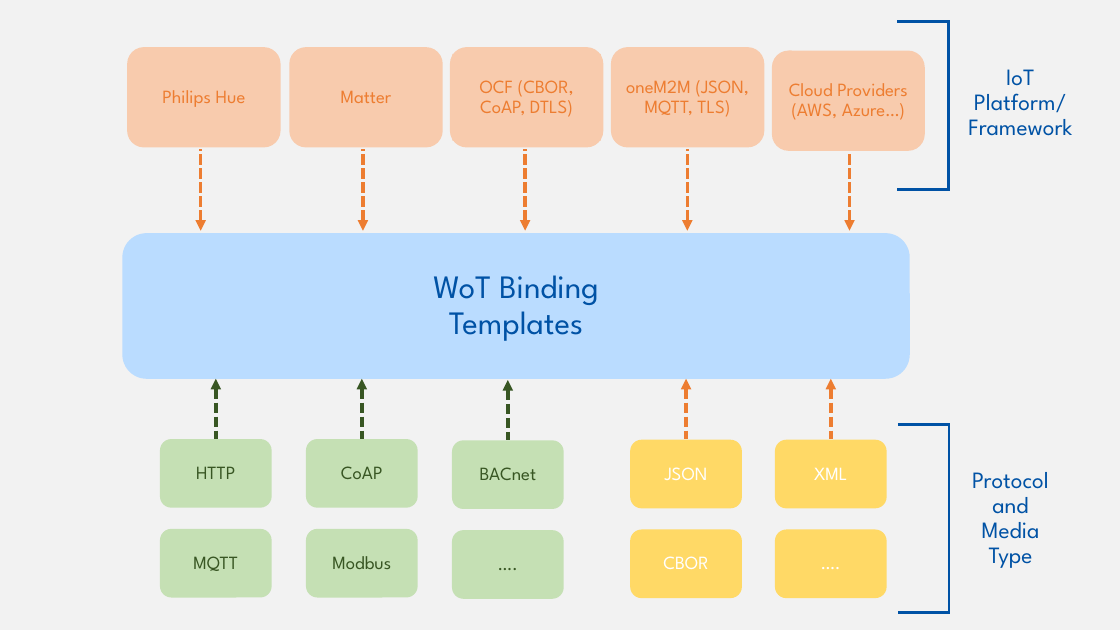
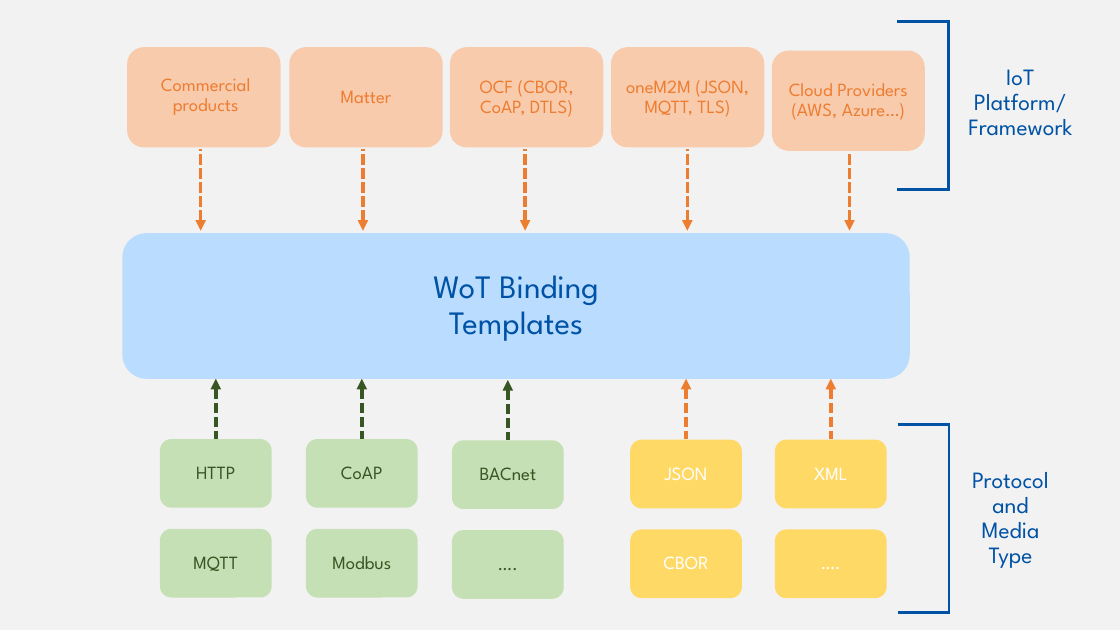
Before and after one commit to w3c/wot-cg, a slide deck: slide 45 of Tutorials/whatiswot/12-Building_Blocks/12-Building_Blocks.pptx (slide 43 before the commit). Drawn at 1120x630 pixels with LibreOffice and Linux fonts; fonts in the diff are those of the drawing. Boxes give left, top, right and bottom in pixels: in the first picture for what was removed or moved away, otherwise in the second. Text is boxed around its words. In the diff, an @@ line names an element or a change of style, - is before the commit and + after.

```diff
--- a/Tutorials/whatiswot/12-Building_Blocks/12-Building_Blocks.pptx
+++ b/Tutorials/whatiswot/12-Building_Blocks/12-Building_Blocks.pptx
@@ text at (161,78,251,115): text changed @@
-Philips Hue
+Commercial products
```
Also in this commit, not shown: 10 other slides changed, 4 slides added, 2 slides removed.
